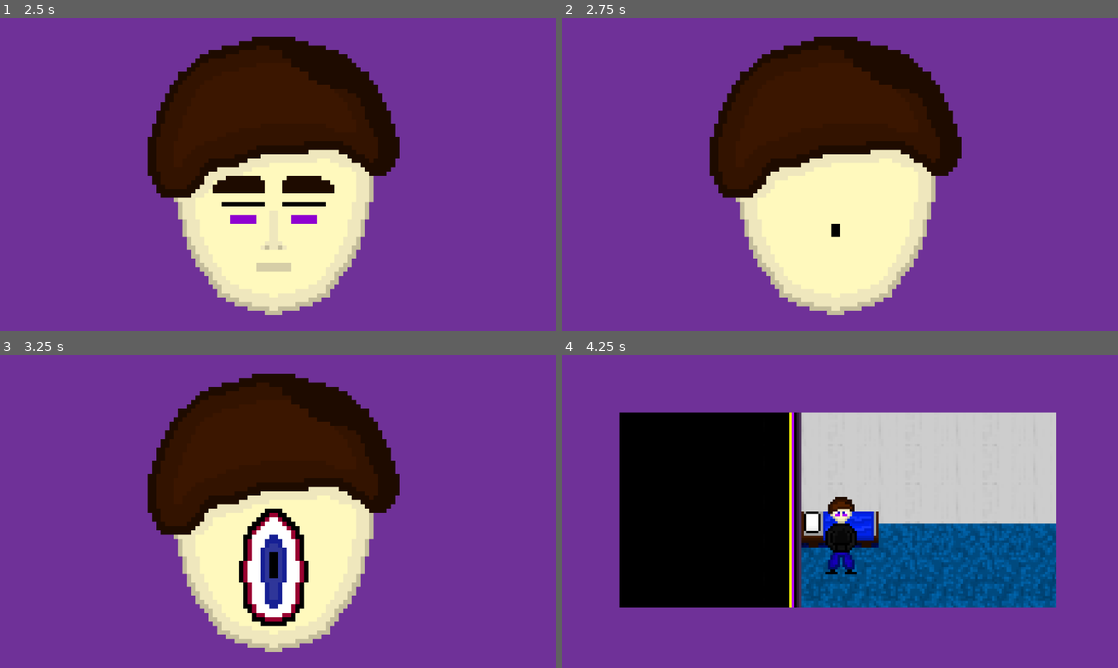
Above: before the commit, frames 1-4 (two rows, left to right).
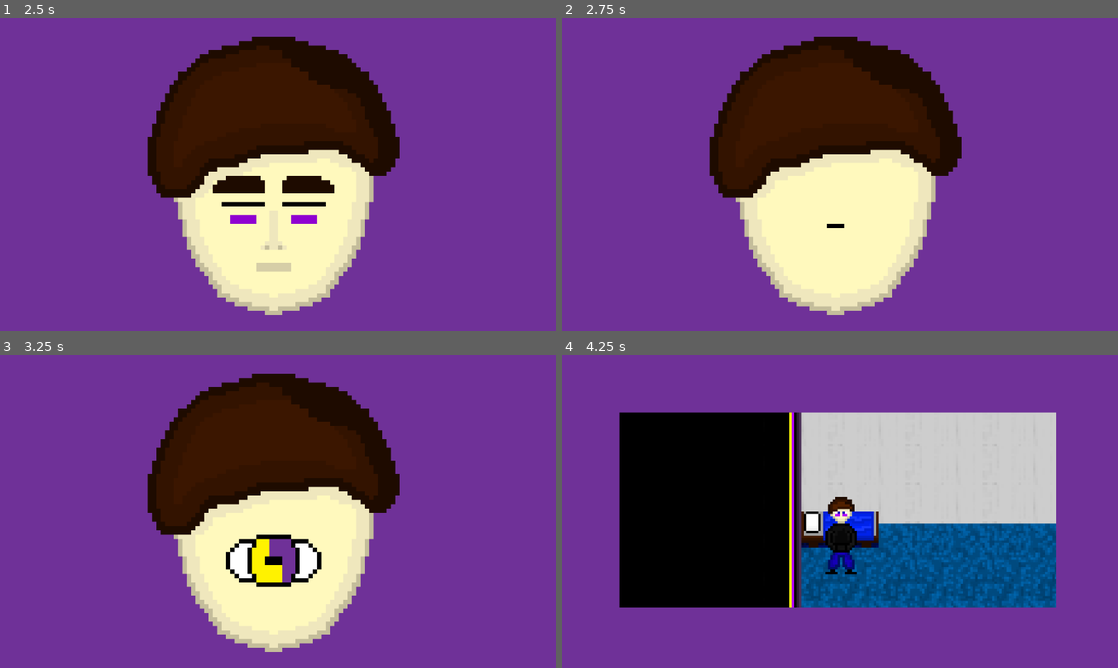
Above: after the commit, the same moments.

Repository: Vaisaz/yumeNikkiFangame
Game: Godot game, scene res://scenes/menu.tscn
The game is run twice, just before and just after one commit, with the same random seed, the same clock (stepped at 60 frames per second) and the same inputs. Sound files missing from this copy of the repository are replaced by a short silence.
Inputs (mouse positions are in pixels of both pictures, inside the frame that each line leads up to):
- Up to frame 1 (2.5 s): click (272, 174) at 0.5 s; tap Enter at 1.25 s; hold Right (right) 1.28-2.03 s; tap E (interact) at 1.35, 2.1 s; hold Down (down) from 2.03 s (still down)
- Up to frame 2 (2.75 s): keep holding Down (down)
- Up to frame 3 (3.25 s): release Down (down) at 2.78 s; hold Right (right) from 2.78 s (still down); tap E (interact) at 2.85 s
- Up to frame 4 (4.25 s): tap Space at 3.5 s; release Right (right) at 3.53 s; hold Up (up) from 3.53 s (still down); tap E (interact) at 3.6 s

Frame 1 is identical in both runs. In frame 2, less than 0.1% of the frame differs, in the area x 47-51%, y 65-70%; in frame 3, 4.1%, in the area x 40-58%, y 49-87%; in frame 4, nothing differs.

Commit message:
Transition Animation Update (Going To Sleep and Waking Up)

Diff:
--- a/scenes/transition_animation.tscn
+++ b/scenes/transition_animation.tscn
@@ -290,118 +290,118 @@
 "speed": 35.0
 }]
 
-[sub_resource type="AtlasTexture" id="AtlasTexture_j4046"]
+[sub_resource type="AtlasTexture" id="AtlasTexture_bcaty"]
+atlas = ExtResource("3_npa6v")
+region = Rect2(256, 0, 64, 64)
+
+[sub_resource type="AtlasTexture" id="AtlasTexture_vruvw"]
+atlas = ExtResource("3_npa6v")
+region = Rect2(192, 0, 64, 64)
+
+[sub_resource type="AtlasTexture" id="AtlasTexture_hs8xo"]
+atlas = ExtResource("3_npa6v")
+region = Rect2(128, 0, 64, 64)
+
+[sub_resource type="AtlasTexture" id="AtlasTexture_jd1xl"]
+atlas = ExtResource("3_npa6v")
+region = Rect2(64, 0, 64, 64)
+
+[sub_resource type="AtlasTexture" id="AtlasTexture_fhsdh"]
+atlas = ExtResource("3_npa6v")
+region = Rect2(0, 0, 64, 64)
+
+[sub_resource type="AtlasTexture" id="AtlasTexture_m0xic"]
 atlas = ExtResource("3_npa6v")
 region = Rect2(576, 0, 64, 64)
 
-[sub_resource type="AtlasTexture" id="AtlasTexture_ufrg7"]
+[sub_resource type="AtlasTexture" id="AtlasTexture_out4l"]
 atlas = ExtResource("3_npa6v")
 region = Rect2(512, 0, 64, 64)
 
-[sub_resource type="AtlasTexture" id="AtlasTexture_o3klx"]
+[sub_resource type="AtlasTexture" id="AtlasTexture_3itf4"]
 atlas = ExtResource("3_npa6v")
 region = Rect2(448, 0, 64, 64)
 
-[sub_resource type="AtlasTexture" id="AtlasTexture_qgqci"]
+[sub_resource type="AtlasTexture" id="AtlasTexture_0n603"]
+atlas = ExtResource("3_npa6v")
+region = Rect2(320, 0, 64, 64)
+
+[sub_resource type="AtlasTexture" id="AtlasTexture_0dt4m"]
 atlas = ExtResource("3_npa6v")
 region = Rect2(384, 0, 64, 64)
 
-[sub_resource type="AtlasTexture" id="AtlasTexture_6rrv2"]
+[sub_resource type="AtlasTexture" id="AtlasTexture_xn50k"]
+atlas = ExtResource("3_npa6v")
+region = Rect2(384, 0, 64, 64)
+
+[sub_resource type="AtlasTexture" id="AtlasTexture_drhck"]
 atlas = ExtResource("3_npa6v")
 region = Rect2(320, 0, 64, 64)
 
-[sub_resource type="AtlasTexture" id="AtlasTexture_tbcn1"]
+[sub_resource type="AtlasTexture" id="AtlasTexture_fguwd"]
+atlas = ExtResource("3_npa6v")
+region = Rect2(448, 0, 64, 64)
+
+[sub_resource type="AtlasTexture" id="AtlasTexture_wt1vv"]
+atlas = ExtResource("3_npa6v")
+region = Rect2(512, 0, 64, 64)
+
+[sub_resource type="AtlasTexture" id="AtlasTexture_uo3od"]
+atlas = ExtResource("3_npa6v")
+region = Rect2(576, 0, 64, 64)
+
+[sub_resource type="AtlasTexture" id="AtlasTexture_nhfgg"]
+atlas = ExtResource("3_npa6v")
+region = Rect2(0, 0, 64, 64)
+
+[sub_resource type="AtlasTexture" id="AtlasTexture_rjlim"]
+atlas = ExtResource("3_npa6v")
+region = Rect2(64, 0, 64, 64)
+
+[sub_resource type="AtlasTexture" id="AtlasTexture_p421x"]
+atlas = ExtResource("3_npa6v")
+region = Rect2(128, 0, 64, 64)
+
+[sub_resource type="AtlasTexture" id="AtlasTexture_2f57j"]
+atlas = ExtResource("3_npa6v")
+region = Rect2(192, 0, 64, 64)
+
+[sub_resource type="AtlasTexture" id="AtlasTexture_bkspa"]
 atlas = ExtResource("3_npa6v")
 region = Rect2(256, 0, 64, 64)
-
-[sub_resource type="AtlasTexture" id="AtlasTexture_3xpl6"]
-atlas = ExtResource("3_npa6v")
-region = Rect2(192, 0, 64, 64)
-
-[sub_resource type="AtlasTexture" id="AtlasTexture_vjlb6"]
-atlas = ExtResource("3_npa6v")
-region = Rect2(128, 0, 64, 64)
-
-[sub_resource type="AtlasTexture" id="AtlasTexture_ttfme"]
-atlas = ExtResource("3_npa6v")
-region = Rect2(0, 0, 64, 64)
-
-[sub_resource type="AtlasTexture" id="AtlasTexture_i5ths"]
-atlas = ExtResource("3_npa6v")
-region = Rect2(64, 0, 64, 64)
-
-[sub_resource type="AtlasTexture" id="AtlasTexture_wk4be"]
-atlas = ExtResource("3_npa6v")
-region = Rect2(64, 0, 64, 64)
-
-[sub_resource type="AtlasTexture" id="AtlasTexture_ef2nt"]
-atlas = ExtResource("3_npa6v")
-region = Rect2(0, 0, 64, 64)
-
-[sub_resource type="AtlasTexture" id="AtlasTexture_reede"]
-atlas = ExtResource("3_npa6v")
-region = Rect2(128, 0, 64, 64)
-
-[sub_resource type="AtlasTexture" id="AtlasTexture_2hhbm"]
-atlas = ExtResource("3_npa6v")
-region = Rect2(192, 0, 64, 64)
-
-[sub_resource type="AtlasTexture" id="AtlasTexture_racbt"]
-atlas = ExtResource("3_npa6v")
-region = Rect2(256, 0, 64, 64)
-
-[sub_resource type="AtlasTexture" id="AtlasTexture_h7bkh"]
-atlas = ExtResource("3_npa6v")
-region = Rect2(320, 0, 64, 64)
-
-[sub_resource type="AtlasTexture" id="AtlasTexture_0r2v6"]
-atlas = ExtResource("3_npa6v")
-region = Rect2(384, 0, 64, 64)
-
-[sub_resource type="AtlasTexture" id="AtlasTexture_13jr7"]
-atlas = ExtResource("3_npa6v")
-region = Rect2(448, 0, 64, 64)
-
-[sub_resource type="AtlasTexture" id="AtlasTexture_5y4mr"]
-atlas = ExtResource("3_npa6v")
-region = Rect2(512, 0, 64, 64)
-
-[sub_resource type="AtlasTexture" id="AtlasTexture_4p6s1"]
-atlas = ExtResource("3_npa6v")
-region = Rect2(576, 0, 64, 64)
 
 [sub_resource type="SpriteFrames" id="SpriteFrames_x2oo3"]
 animations = [{
 "frames": [{
 "duration": 5.0,
-"texture": SubResource("AtlasTexture_j4046")
-}, {
-"duration": 1.0,
-"texture": SubResource("AtlasTexture_ufrg7")
-}, {
-"duration": 1.0,
-"texture": SubResource("AtlasTexture_o3klx")
-}, {
-"duration": 1.0,
-"texture": SubResource("AtlasTexture_qgqci")
-}, {
-"duration": 1.0,
-"texture": SubResource("AtlasTexture_6rrv2")
-}, {
-"duration": 1.0,
-"texture": SubResource("AtlasTexture_tbcn1")
-}, {
-"duration": 1.0,
-"texture": SubResource("AtlasTexture_3xpl6")
-}, {
-"duration": 1.0,
-"texture": SubResource("AtlasTexture_vjlb6")
-}, {
-"duration": 1.0,
-"texture": SubResource("AtlasTexture_ttfme")
+"texture": SubResource("AtlasTexture_bcaty")
+}, {
+"duration": 1.0,
+"texture": SubResource("AtlasTexture_vruvw")
+}, {
+"duration": 1.0,
+"texture": SubResource("AtlasTexture_hs8xo")
+}, {
+"duration": 1.0,
+"texture": SubResource("AtlasTexture_jd1xl")
+}, {
+"duration": 1.0,
+"texture": SubResource("AtlasTexture_fhsdh")
+}, {
+"duration": 1.0,
+"texture": SubResource("AtlasTexture_m0xic")
+}, {
+"duration": 1.0,
+"texture": SubResource("AtlasTexture_out4l")
+}, {
+"duration": 1.0,
+"texture": SubResource("AtlasTexture_3itf4")
+}, {
+"duration": 1.0,
+"texture": SubResource("AtlasTexture_0n603")
 }, {
 "duration": 10.0,
-"texture": SubResource("AtlasTexture_i5ths")
+"texture": SubResource("AtlasTexture_0dt4m")
 }],
 "loop": false,
 "name": &"sleeping",
@@ -409,34 +409,34 @@
 }, {
 "frames": [{
 "duration": 5.0,
-"texture": SubResource("AtlasTexture_wk4be")
-}, {
-"duration": 1.0,
-"texture": SubResource("AtlasTexture_ef2nt")
-}, {
-"duration": 1.0,
-"texture": SubResource("AtlasTexture_reede")
-}, {
-"duration": 1.0,
-"texture": SubResource("AtlasTexture_2hhbm")
-}, {
-"duration": 1.0,
-"texture": SubResource("AtlasTexture_racbt")
-}, {
-"duration": 1.0,
-"texture": SubResource("AtlasTexture_h7bkh")
-}, {
-"duration": 1.0,
-"texture": SubResource("AtlasTexture_0r2v6")
-}, {
-"duration": 1.0,
-"texture": SubResource("AtlasTexture_13jr7")
-}, {
-"duration": 1.0,
-"texture": SubResource("AtlasTexture_5y4mr")
+"texture": SubResource("AtlasTexture_xn50k")
+}, {
+"duration": 1.0,
+"texture": SubResource("AtlasTexture_drhck")
+}, {
+"duration": 1.0,
+"texture": SubResource("AtlasTexture_fguwd")
+}, {
+"duration": 1.0,
+"texture": SubResource("AtlasTexture_wt1vv")
+}, {
+"duration": 1.0,
+"texture": SubResource("AtlasTexture_uo3od")
+}, {
+"duration": 1.0,
+"texture": SubResource("AtlasTexture_nhfgg")
+}, {
+"duration": 1.0,
+"texture": SubResource("AtlasTexture_rjlim")
+}, {
+"duration": 1.0,
+"texture": SubResource("AtlasTexture_p421x")
+}, {
+"duration": 1.0,
+"texture": SubResource("AtlasTexture_2f57j")
 }, {
 "duration": 5.0,
-"texture": SubResource("AtlasTexture_4p6s1")
+"texture": SubResource("AtlasTexture_bkspa")
 }],
 "loop": false,
 "name": &"waking",
Binary file changed: assets/sprites/waking_sleeping_animation.png
Not shown, changed: assets/sprites/waking_sleeping_animation.png.import
Not shown: 1 places in scenes/transition_animation.tscn that only renumber resources
